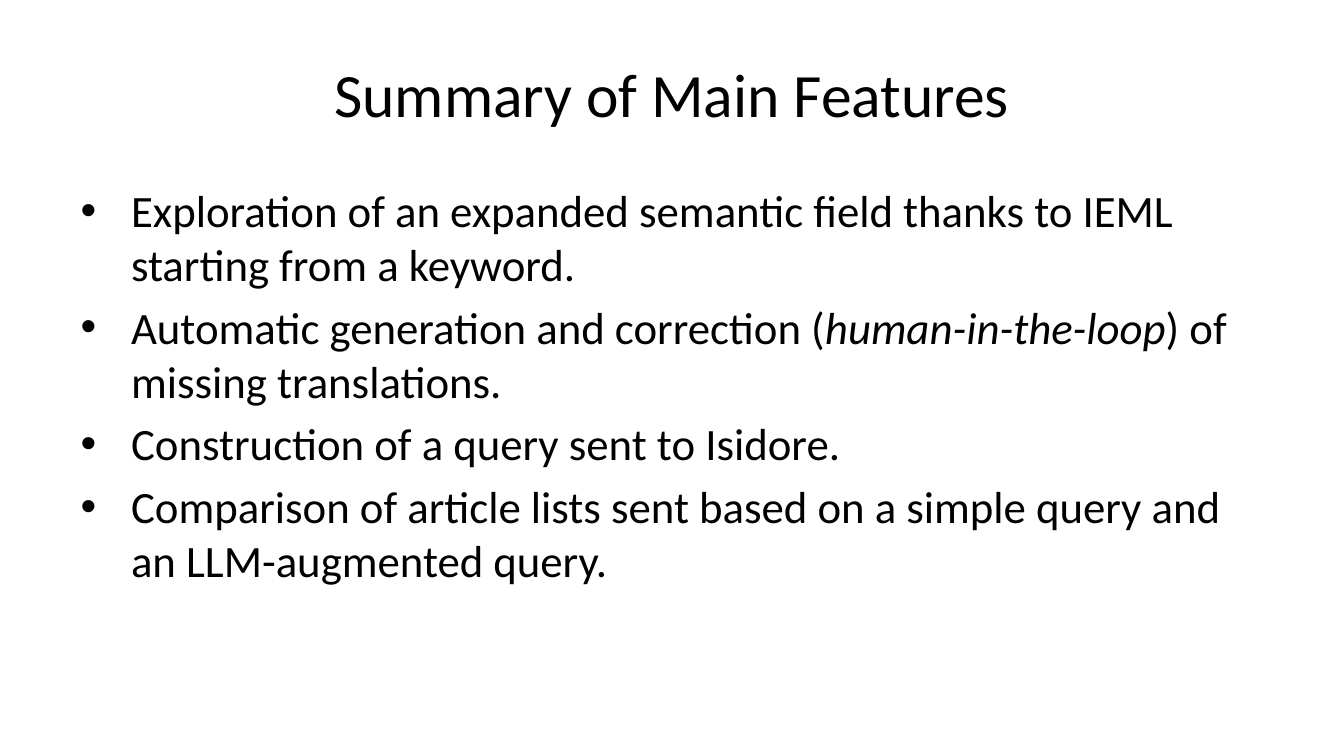
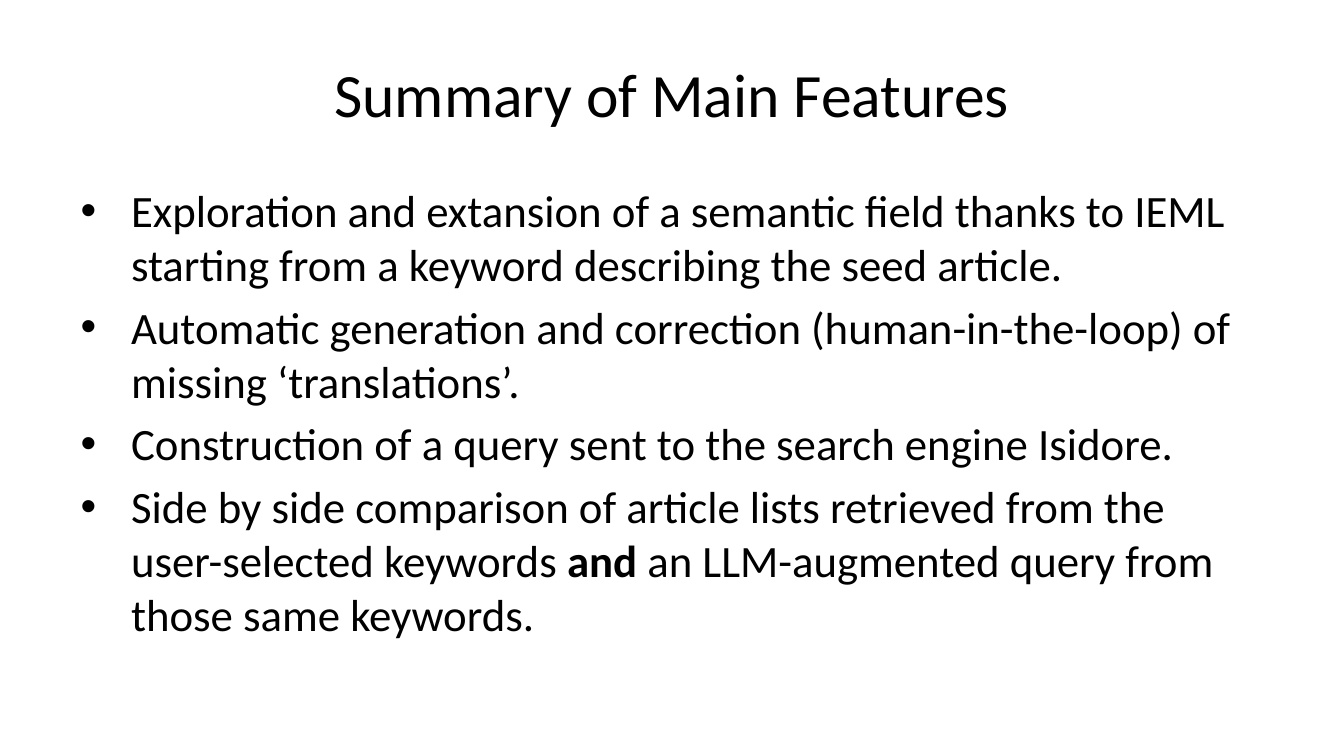
Before and after one commit to alexiaschn/blog, a slide deck: slide 13 of docs/slides/26-07-30_DH26_IEML-RS.pptx (slide 11 before the commit). Drawn at 1344x756 pixels with LibreOffice and Linux fonts; fonts in the diff are those of the drawing. Boxes give left, top, right and bottom in pixels: in the first picture for what was removed or moved away, otherwise in the second. Text is boxed around its words. In the diff, an @@ line names an element or a change of style, - is before the commit and + after.

```diff
--- a/docs/slides/26-07-30_DH26_IEML-RS.pptx
+++ b/docs/slides/26-07-30_DH26_IEML-RS.pptx
@@ text at (131,196,1230,639): text changed @@
-• Exploration of an expanded semantic field thanks to IEML starting from a keyword.
-• Automatic generation and correction (human-in-the-loop) of missing translations.
-• Construction of a query sent to Isidore.
-• Comparison of article lists sent based on a simple query and an LLM-augmented query.
+• Exploration and extansion of a semantic field thanks to IEML starting from a keyword describing the seed article.
+• Automatic generation and correction (human-in-the-loop) of missing ‘translations’.
+• Construction of a query sent to the search engine Isidore.
+• Side by side comparison of article lists retrieved from the user-selected keywords and an LLM-augmented query from those same keywords.
```
Also in this commit, not shown: 12 other slides changed, 3 slides added, 1 slide removed, 22 other files.
